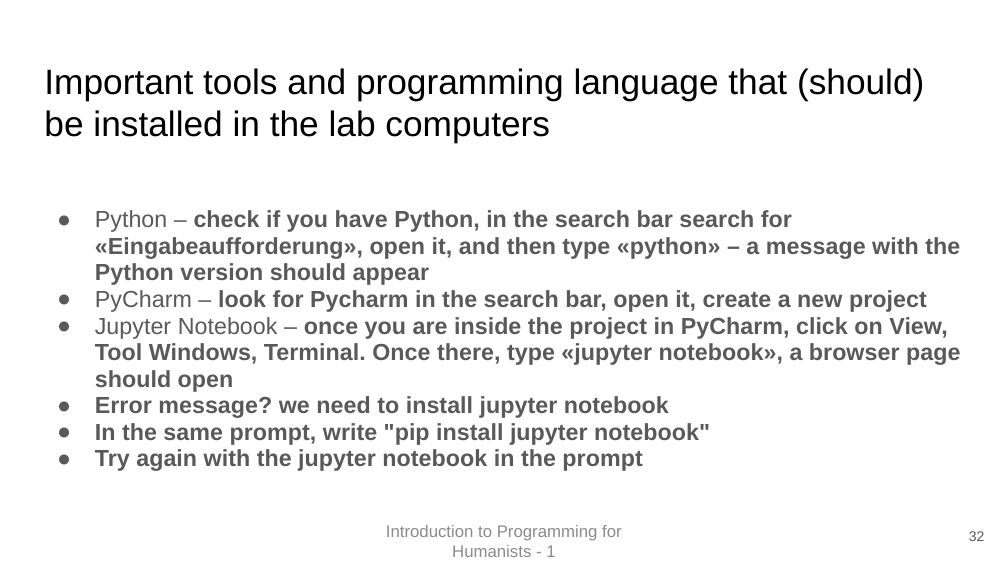
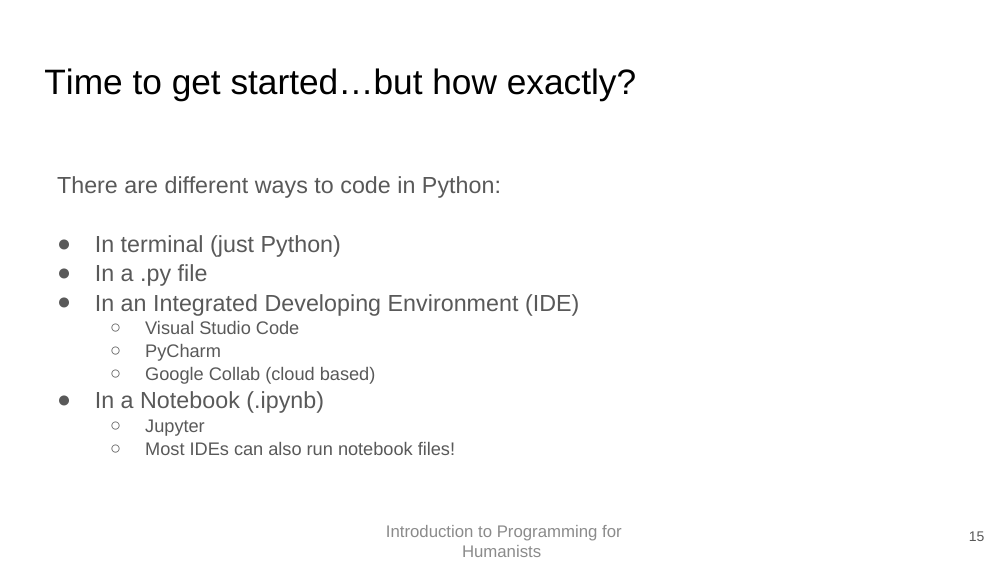
Before and after one commit to EvanEames/IPFH2526, a slide deck: slide 15 of week1/First Class.pptx (slide 32 before the commit). Drawn at 1008x567 pixels with LibreOffice and Linux fonts; fonts in the diff are those of the drawing. Boxes give left, top, right and bottom in pixels: in the first picture for what was removed or moved away, otherwise in the second. Text is boxed around its words. In the diff, an @@ line names an element or a change of style, - is before the commit and + after.

```diff
--- a/week1/First Class.pptx
+++ b/week1/First Class.pptx
@@ title at bbox=[44, 68, 636, 100]: text changed @@
-Important tools and programming language that (should) be installed in the lab computers
+Time to get started…but how exactly?
@@ text at bbox=[57, 176, 579, 455]: text changed; bold off @@
-● Python – check if you have Python, in the search bar search for «Eingabeaufforderung», open it, and then type «python» – a message with the Python version should appear
-● PyCharm – look for Pycharm in the search bar, open it, create a new project
-● Jupyter Notebook – once you are inside the project in PyCharm, click on View, Tool Windows, Terminal. Once there, type «jupyter notebook», a browser page should open
-● Error message? we need to install jupyter notebook
-● In the same prompt, write "pip install jupyter notebook"
-● Try again with the jupyter notebook in the prompt
+There are different ways to code in Python:
+● In terminal (just Python)
+● In a .py file
+● In an Integrated Developing Environment (IDE)
+  ○ Visual Studio Code
+  ○ PyCharm
+  ○ Google Collab (cloud based)
+● In a Notebook (.ipynb)
+  ○ Jupyter
+  ○ Most IDEs can also run notebook files!
@@ text at bbox=[386, 525, 622, 557]: text changed @@
-Introduction to Programming for Humanists - 1
+Introduction to Programming for Humanists
@@ page number at bbox=[969, 531, 985, 541]: text changed @@
-32
+15
```
Also in this commit, not shown: 14 other slides changed, 22 slides removed, 3 other files.
